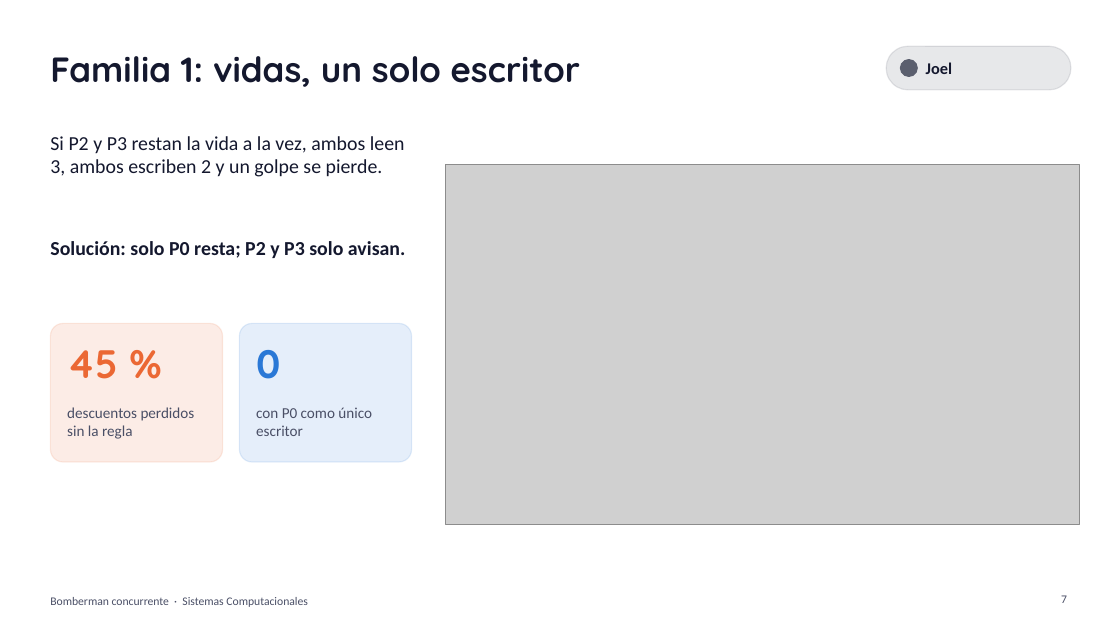
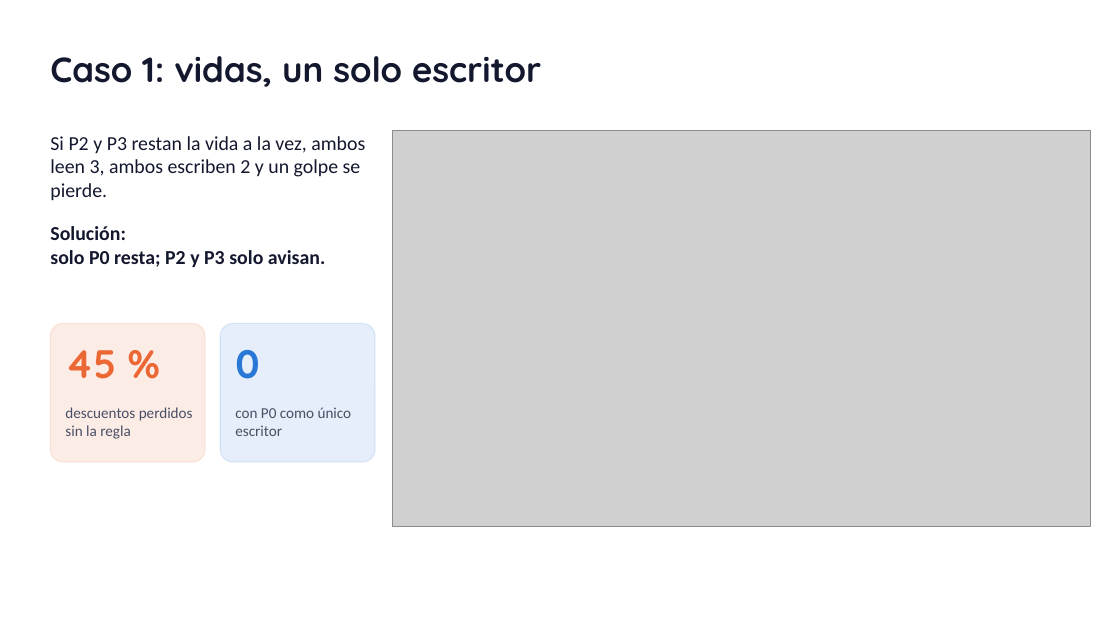
Before and after one commit to JoelxD12O/bomberman-concurrente, a slide deck: slide 6 of docs/presentacion/Bomberman_concurrente.pptx (slide 7 before the commit). Drawn at 1120x630 pixels with LibreOffice and Linux fonts; fonts in the diff are those of the drawing; grey boxes stand for pictures. Boxes give left, top, right and bottom in pixels: in the first picture for what was removed or moved away, otherwise in the second. Text is boxed around its words. In the diff, an @@ line names an element or a change of style, - is before the commit and + after.

```diff
--- a/docs/presentacion/Bomberman_concurrente.pptx
+++ b/docs/presentacion/Bomberman_concurrente.pptx
@@ title at bbox=[50, 56, 541, 87]: text changed @@
-Familia 1: vidas, un solo escritor
+Caso 1: vidas, un solo escritor
@@ rounded rectangle removed at bbox=[886, 46, 1071, 90] @@
@@ ellipse removed at bbox=[901, 60, 918, 76] @@
@@ text removed at bbox=[926, 62, 952, 74] @@
-Joel
@@ text "Si P2 y P3 restan ..." rewrapped from bbox=[50, 136, 405, 177] to bbox=[50, 136, 365, 201] @@
@@ picture: place and size @@
-picture at bbox=[445, 165, 1080, 525]
+picture at bbox=[393, 130, 1091, 527]
@@ text at bbox=[50, 226, 325, 267]: text changed @@
-Solución: solo P0 resta; P2 y P3 solo avisan.
+Solución:
+solo P0 resta; P2 y P3 solo avisan.
@@ rounded rectangle: place and size @@
-rounded rectangle at bbox=[50, 323, 223, 462]
+rounded rectangle at bbox=[50, 323, 205, 462]
@@ rounded rectangle: place and size @@
-rounded rectangle at bbox=[239, 323, 412, 462]
+rounded rectangle at bbox=[220, 323, 375, 462]
@@ text "0": place and size @@
-text "0" at bbox=[256, 350, 280, 379]
+text "0" at bbox=[235, 350, 259, 379]
@@ text "con P0 como único escritor": place and size @@
-text "con P0 como único escritor" at bbox=[256, 407, 372, 436]
+text "con P0 como único escritor" at bbox=[235, 407, 352, 436]
@@ text removed at bbox=[50, 597, 308, 607] @@
-Bomberman concurrente · Sistemas Computacionales
@@ page number removed at bbox=[1061, 595, 1067, 603] @@
-7
```
Also in this commit, not shown: 15 other slides changed, 9 slides added, 3 slides removed, 1 other file.
